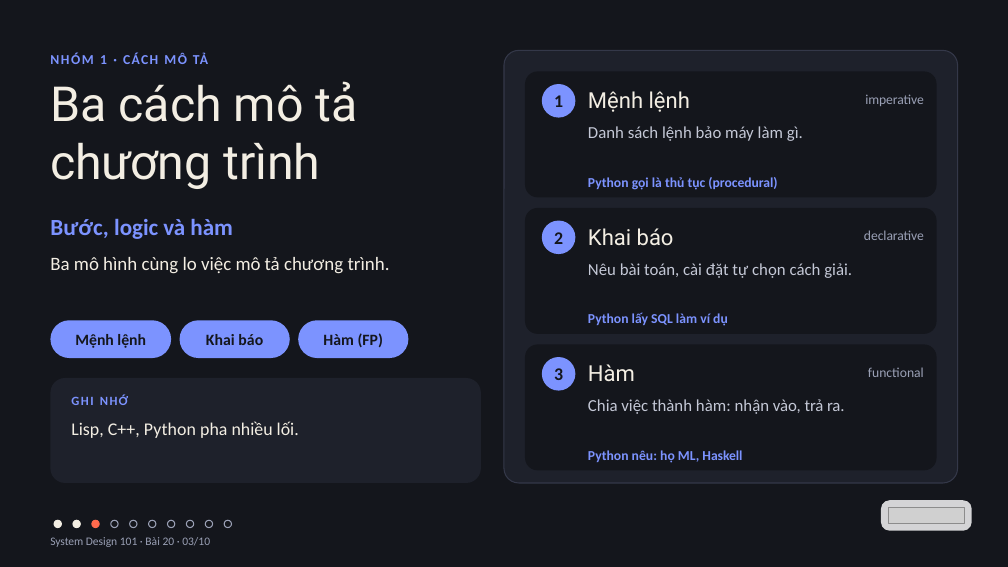
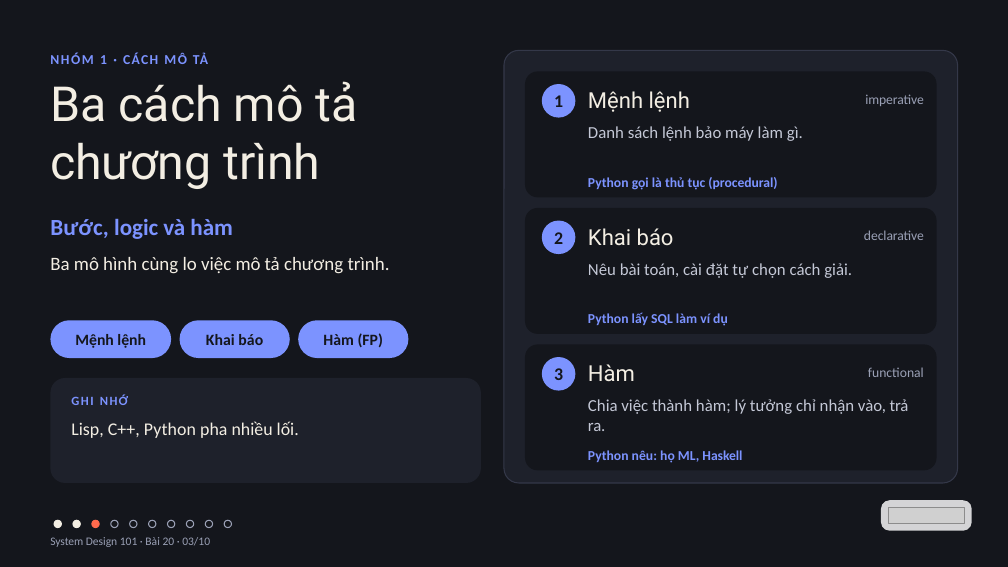
Before and after one commit to vohoailinh90/tool-marketing-studio, a slide deck: slide 3 of system-design-101/vi/lessons/sd-10-020/slides/sd-10-020.pptx. Drawn at 1008x567 pixels with LibreOffice and Linux fonts; fonts in the diff are those of the drawing; grey boxes stand for pictures. Boxes give left, top, right and bottom in pixels: in the first picture for what was removed or moved away, otherwise in the second. Text is boxed around its words. In the diff, an @@ line names an element or a change of style, - is before the commit and + after.

```diff
--- a/system-design-101/vi/lessons/sd-10-020/slides/sd-10-020.pptx
+++ b/system-design-101/vi/lessons/sd-10-020/slides/sd-10-020.pptx
@@ text at (x1=588, y1=399, x2=909, y2=431): text changed @@
-Chia việc thành hàm: nhận vào, trả ra.
+Chia việc thành hàm; lý tưởng chỉ nhận vào, trả ra.
```
